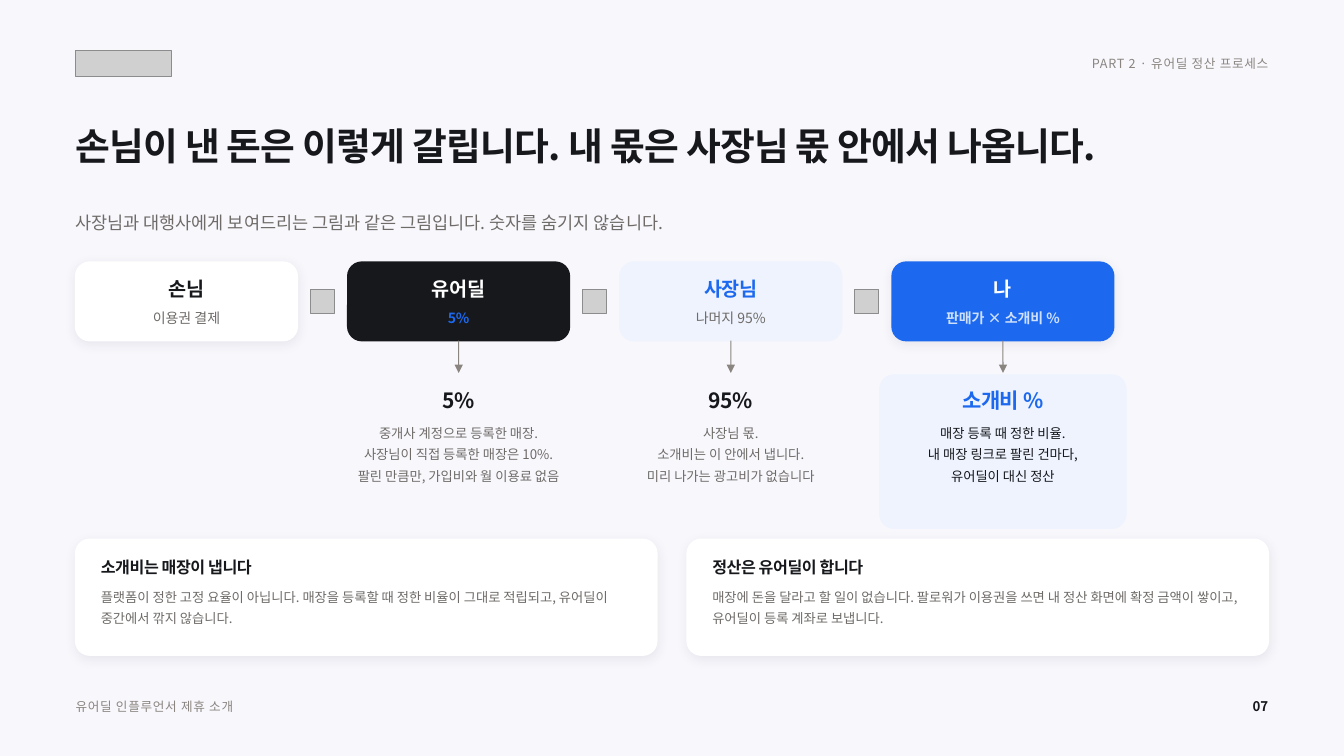
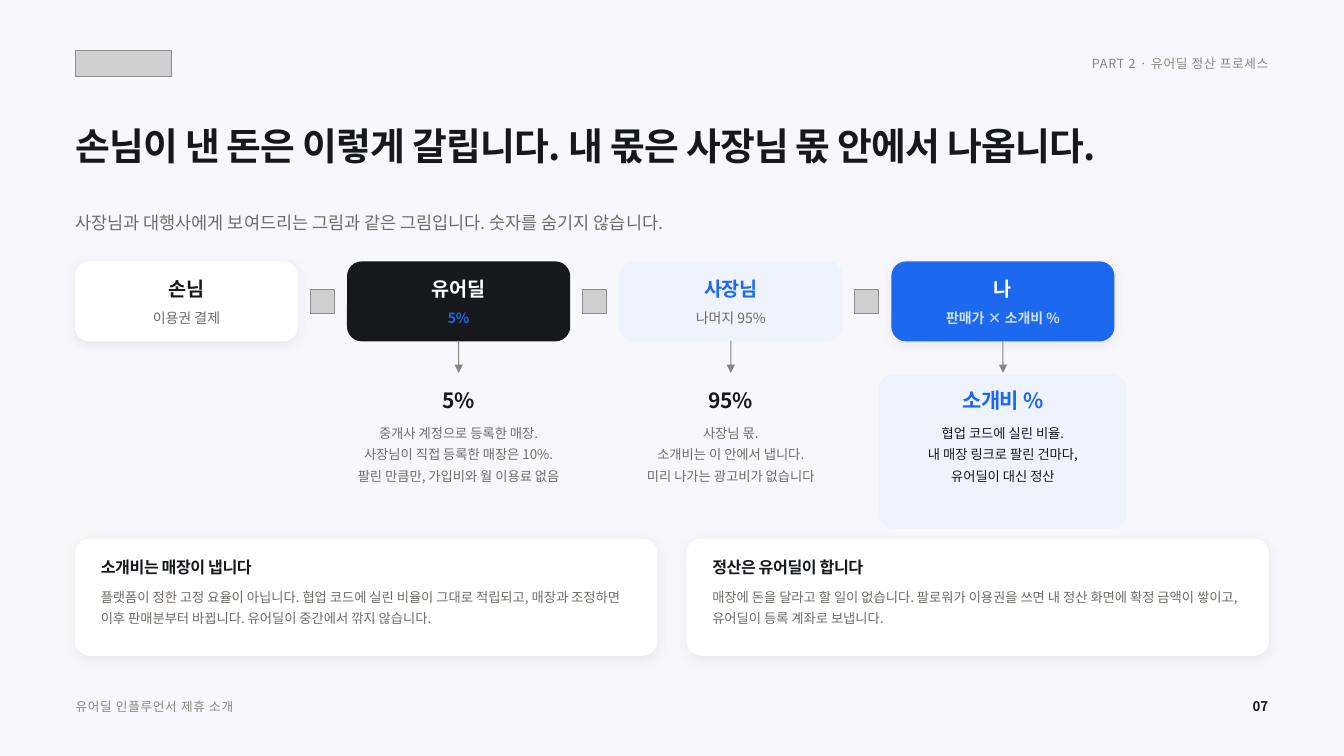
Before and after one commit to tobe2111/ur-live, a slide deck: slide 8 of docs/business/proposals/urdeal-influencer-deck.pptx. Drawn at 1344x756 pixels with LibreOffice and Linux fonts; fonts in the diff are those of the drawing; grey boxes stand for pictures. Boxes give left, top, right and bottom in pixels: in the first picture for what was removed or moved away, otherwise in the second. Text is boxed around its words. In the diff, an @@ line names an element or a change of style, - is before the commit and + after.

```diff
--- a/docs/business/proposals/urdeal-influencer-deck.pptx
+++ b/docs/business/proposals/urdeal-influencer-deck.pptx
@@ text at <box>942,427,1064,439</box>: text changed @@
-매장 등록 때 정한 비율.
+협업 코드에 실린 비율.
@@ text at <box>101,591,620,624</box>: text changed @@
-플랫폼이 정한 고정 요율이 아닙니다. 매장을 등록할 때 정한 비율이 그대로 적립되고, 유어딜이 중간에서 깎지 않습니다.
+플랫폼이 정한 고정 요율이 아닙니다. 협업 코드에 실린 비율이 그대로 적립되고, 매장과 조정하면 이후 판매분부터 바뀝니다. 유어딜이 중간에서 깎지 않습니다.
```
Also in this commit, not shown: 7 other slides changed, 9 other files.
